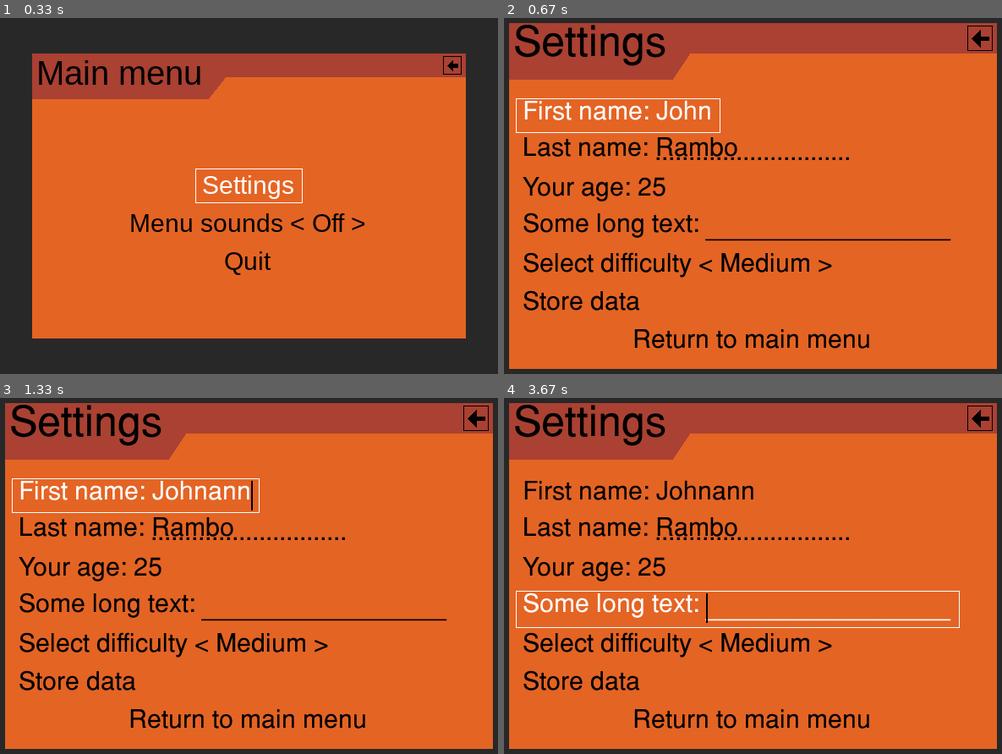
Above: before the commit, frames 1-4 (two rows, left to right).
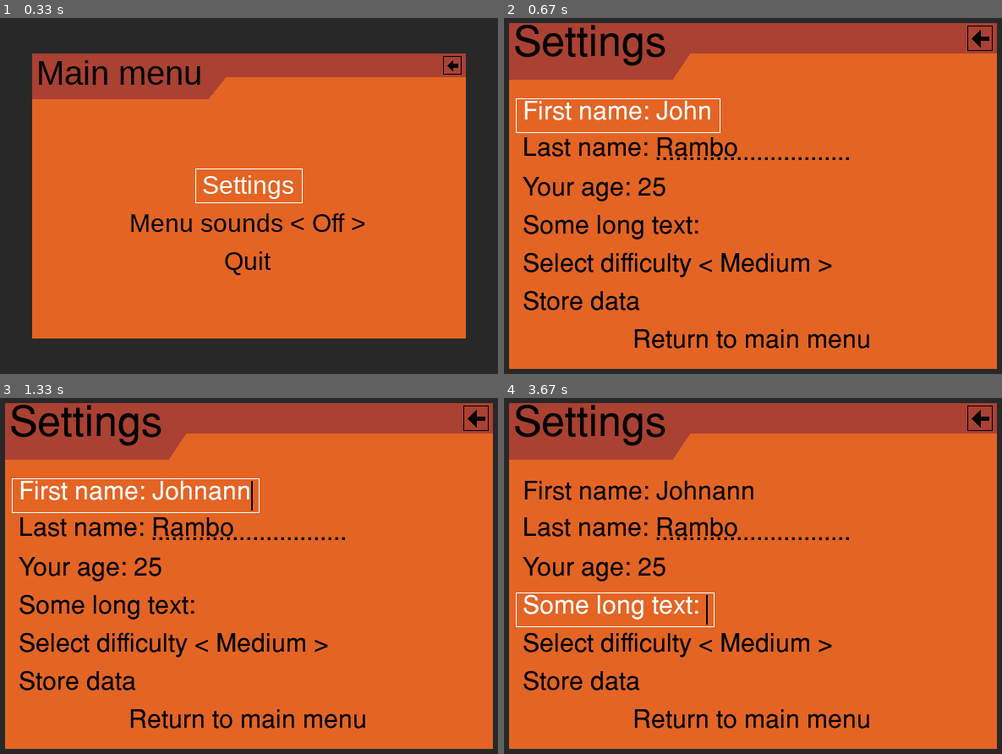
Above: after the commit, the same moments.

Repository: ppizarror/pygame-menu
Game: pygame game, started from example3.py
Two runs of this game, one before a commit and one after it. Both use one fixed random seed, a clock stepped at 60 frames per second and the inputs below.
Inputs (mouse positions are in pixels of both pictures, inside the frame that each line leads up to):
- Up to frame 1 (0.33 s): no input
- Up to frame 2 (0.67 s): tap Enter at 0.33 s
- Up to frame 3 (1.33 s): type "ann" at 0.67 s; tap Enter at 1 s; click (119, 579) at 1.27 s
- Up to frame 4 (3.67 s): press the mouse at (688, 533) at 1.58 s; move the mouse to (623, 547) at 1.68 s; release the mouse at (558, 565) at 1.82 s; press the mouse at (593, 572) at 1.92 s; move the mouse to (623, 611) at 2.02 s; release the mouse at (653, 654) at 2.15 s; click (583, 686) at 2.27 s; click (683, 515) at 2.6 s; click (733, 479) at 2.93 s; press the mouse at (583, 686) at 3.25 s; move the mouse to (583, 643) at 3.35 s; release the mouse at (583, 600) at 3.48 s; press the mouse at (688, 533) at 3.58 s

Frame 1 is identical in both runs. In frame 2, 1.0% of the frame differs, in the area x 3-90%, y 54-63%; in frame 3, 1.0%; in frame 4, 1.6%, in the area x 2-92%, y 54-65%.

Commit message:
Move render string segment to method

Diff:
--- a/example3.py
+++ b/example3.py
@@ -155,7 +155,7 @@
 settings_menu.add_text_input('Some long text: ',
                              maxwidth=14,
                              textinput_id='long_text',
-                             input_underline='_')
+                             input_underline='')
 
 # Create selector with 3 difficulty options
 settings_menu.add_selector('Select difficulty',
--- a/pygameMenu/widgets/textinput.py
+++ b/pygameMenu/widgets/textinput.py
@@ -77,7 +77,7 @@
                  onchange=None,
                  onreturn=None,
                  repeat_keys_initial_ms=400,
-                 repeat_keys_interval_ms=35,
+                 repeat_keys_interval_ms=40,
                  repeat_mouse_interval_ms=50,
                  text_ellipsis='...',
                  **kwargs
@@ -280,11 +280,7 @@
             color = self._font_selected_color
         else:
             color = self._font_color
-
-        new_surface = self.render_string(string, color)
-        updated_surface = self._last_rendered_surface != new_surface
-        self._surface = self.render_string(string, color)
-        self._last_rendered_surface = self._surface
+        updated_surface = self._render_string_surface(string, color)
 
         # Apply render methods after first rendering call
         if self._first_render:
@@ -296,6 +292,24 @@
 
         # Update last rendered
         self._last_rendered_string = string
+
+    def _render_string_surface(self, string, color):
+        """
+        Renders string surface.
+
+        :param string: String to render
+        :type string: basestring
+        :param color: Color of the string to render
+        :type color: tuple
+        :return: True if surface is updated
+        :rtype: bool
+        """
+        new_surface = self.render_string(string, color)
+        updated_surface = self._last_rendered_surface != new_surface
+        if updated_surface:
+            self._surface = new_surface
+            self._last_rendered_surface = self._surface
+        return updated_surface
 
     def _render_underline(self, string, color, updated):
         """
